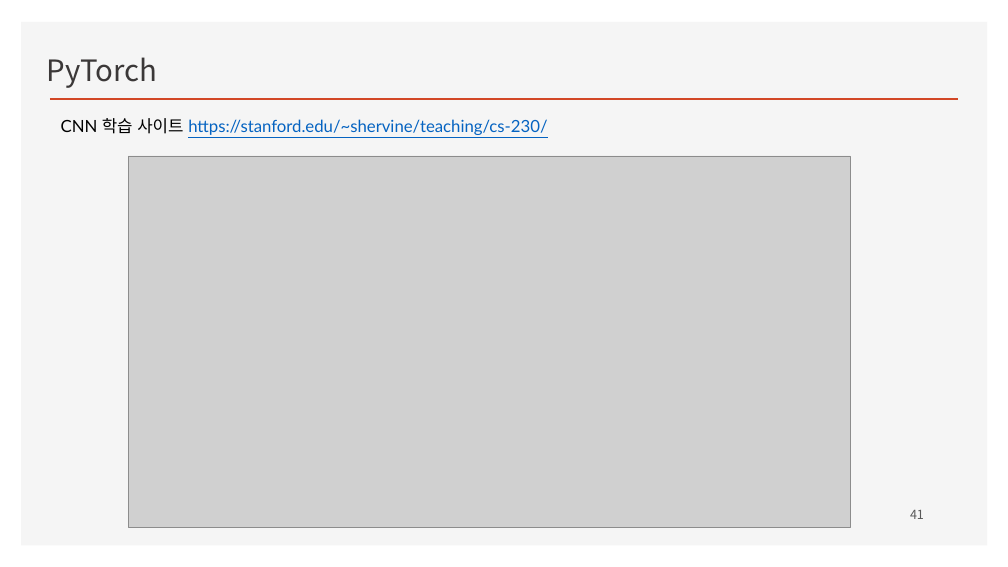
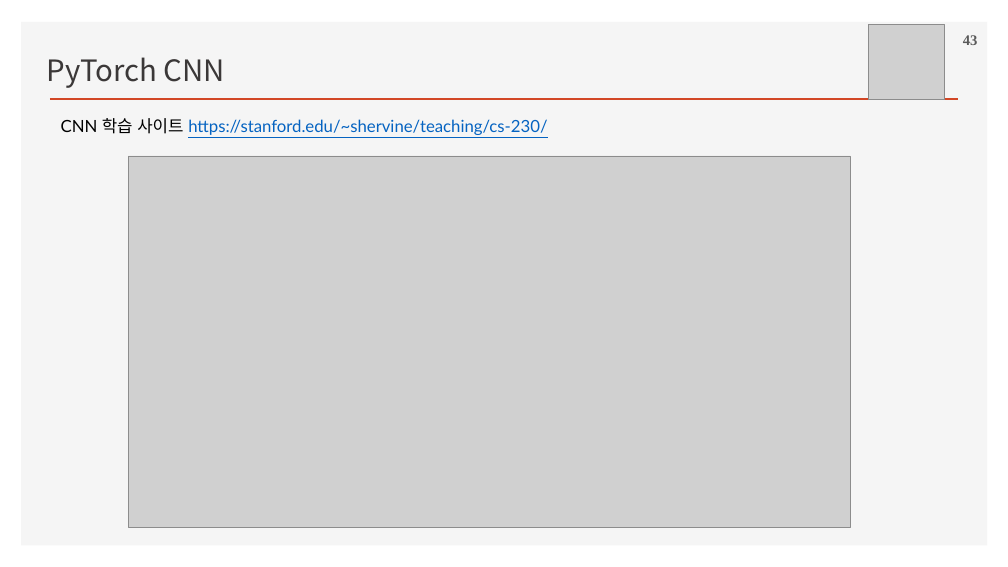
Before and after one commit to ancestor9/2026_Fall_Deep-Learning-with-Python, a slide deck: slide 43 of Chapter 08 Image Classification.pptx (slide 41 before the commit). Drawn at 1008x567 pixels with LibreOffice and Linux fonts; fonts in the diff are those of the drawing; grey boxes stand for pictures; background and template pictures are left out. Boxes give left, top, right and bottom in pixels: in the first picture for what was removed or moved away, otherwise in the second. Text is boxed around its words. In the diff, an @@ line names an element or a change of style, - is before the commit and + after.

```diff
--- a/Chapter 08 Image Classification.pptx
+++ b/Chapter 08 Image Classification.pptx
@@ picture added at [869, 24, 944, 100] @@
@@ text at [47, 57, 225, 88]: text changed @@
-PyTorch
+PyTorch CNN
@@ page number added at [963, 35, 978, 45], 14 pt, text #595959, bold @@
+43
@@ page number removed at [910, 510, 924, 519] @@
-41
```
Also in this commit, not shown: 33 other slides changed, 5 slides added, 4 slides removed.
